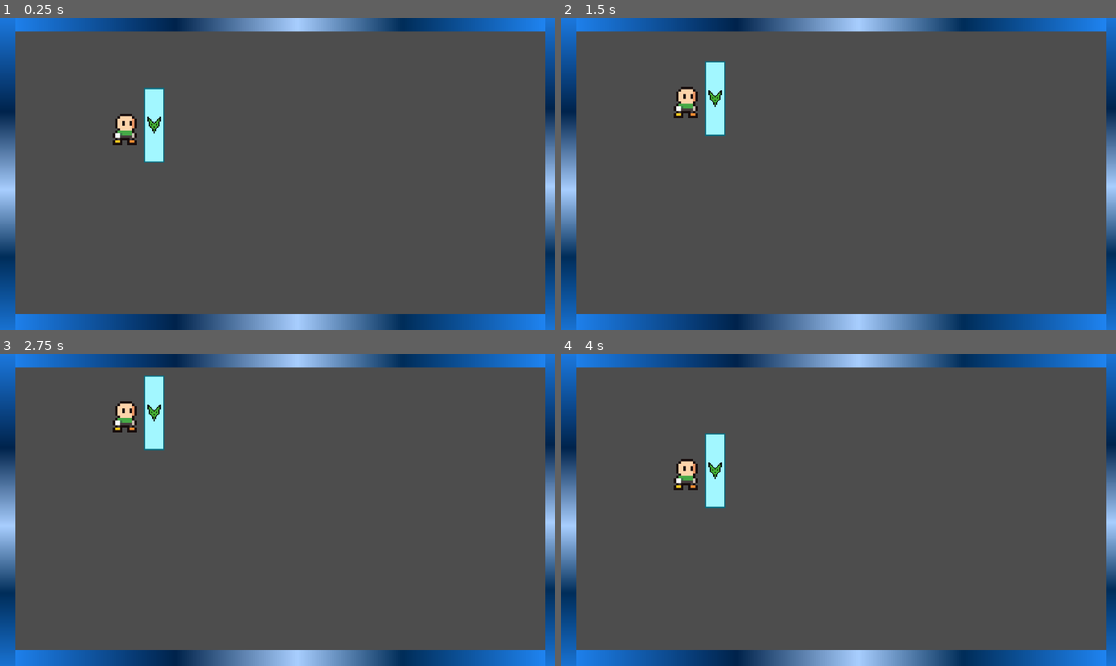
Above: before the commit, frames 1-4 (two rows, left to right).
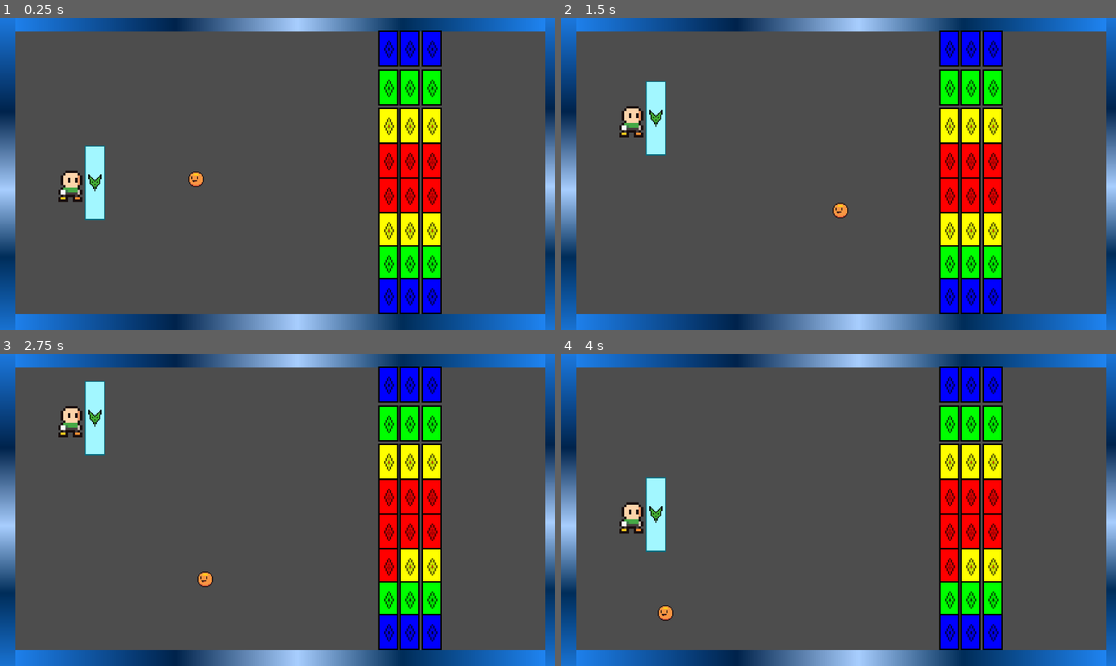
Above: after the commit, the same moments.

Repository: PoweredDevState/MindOverClutter
Game: Godot game, scene res://Scenes/main_scene.tscn
Two runs of this game, one before a commit and one after it. Both use one fixed random seed, a clock stepped at 60 frames per second and the inputs below.
Inputs:
- Up to frame 1 (0.25 s): no input
- Up to frame 2 (1.5 s): hold W (move_up) 0.53-1.28 s; hold S (move_down) from 1.28 s (still down)
- Up to frame 3 (2.75 s): release S (move_down) at 2.03 s; hold W (move_up) from 2.03 s (still down)
- Up to frame 4 (4 s): release W (move_up) at 3.53 s; hold S (move_down) from 3.53 s (still down)

The runs differ from the first frame. In frame 1, 12% of the frame differs, in the area x 10-80%, y 4-95%; in frame 2, 12%; in frame 3, 12%; in frame 4, 12%.

Commit message:
added blocks and ball movement

Diff:
--- /dev/null
+++ b/Scenes/ball.tscn
@@ -0,0 +1,19 @@
+[gd_scene load_steps=4 format=3 uid="uid://bxf3ckdox1opi"]
+
+[ext_resource type="Texture2D" uid="uid://brync645b4dvb" path="res://Assets/Ball.png" id="1_4nlyq"]
+[ext_resource type="Script" path="res://Scripts/ball.gd" id="1_d5van"]
+
+[sub_resource type="CircleShape2D" id="CircleShape2D_4c3d0"]
+radius = 18.0
+
+[node name="Ball" type="CharacterBody2D"]
+collision_mask = 3
+script = ExtResource("1_d5van")
+
+[node name="Sprite2D" type="Sprite2D" parent="."]
+position = Vector2(-2, 0)
+scale = Vector2(2, 2)
+texture = ExtResource("1_4nlyq")
+
+[node name="CollisionShape2D" type="CollisionShape2D" parent="."]
+shape = SubResource("CircleShape2D_4c3d0")
--- /dev/null
+++ b/Scenes/block.tscn
@@ -0,0 +1,27 @@
+[gd_scene load_steps=4 format=3 uid="uid://dyl4too4a36xg"]
+
+[ext_resource type="Texture2D" uid="uid://dtl200cl4yp8u" path="res://Assets/Block.png" id="1_l4wwa"]
+[ext_resource type="Script" path="res://Scripts/block.gd" id="1_r7y81"]
+
+[sub_resource type="RectangleShape2D" id="RectangleShape2D_e5rfp"]
+size = Vector2(40, 73)
+
+[node name="Block" type="StaticBody2D"]
+collision_layer = 2
+script = ExtResource("1_r7y81")
+
+[node name="ColorRectForSizing" type="ColorRect" parent="."]
+offset_left = -21.0
+offset_top = -38.0
+offset_right = 19.0
+offset_bottom = 37.0
+color = Color(0.262745, 0.572549, 0.709804, 1)
+
+[node name="Sprite2D" type="Sprite2D" parent="."]
+position = Vector2(8, -17)
+scale = Vector2(3, 3)
+texture = ExtResource("1_l4wwa")
+
+[node name="CollisionShape2D" type="CollisionShape2D" parent="."]
+position = Vector2(-1, -0.5)
+shape = SubResource("RectangleShape2D_e5rfp")
--- a/Scenes/main_scene.tscn
+++ b/Scenes/main_scene.tscn
@@ -1,12 +1,14 @@
-[gd_scene load_steps=3 format=3 uid="uid://dov7ysq5n1piu"]
+[gd_scene load_steps=5 format=3 uid="uid://dov7ysq5n1piu"]
 
+[ext_resource type="PackedScene" uid="uid://dyl4too4a36xg" path="res://Scenes/block.tscn" id="1_as5qm"]
 [ext_resource type="PackedScene" uid="uid://cntjt1pdekdqo" path="res://Scenes/player.tscn" id="1_sq167"]
 [ext_resource type="PackedScene" uid="uid://0yu2fk7k4osc" path="res://Scenes/static_border_2d.tscn" id="2_rme3n"]
+[ext_resource type="PackedScene" uid="uid://bxf3ckdox1opi" path="res://Scenes/ball.tscn" id="3_21n5t"]
 
 [node name="Main2D" type="Node2D"]
 
 [node name="Player" parent="." instance=ExtResource("1_sq167")]
-position = Vector2(259, 234)
+position = Vector2(146, 352)
 
 [node name="StaticBorder2D" parent="." instance=ExtResource("2_rme3n")]
 
@@ -22,3 +24,114 @@
 position = Vector2(1160, -45)
 rotation = 1.5708
 scale = Vector2(0.640001, 1)
+
+[node name="Ball" parent="." instance=ExtResource("3_21n5t")]
+position = Vector2(506, 321)
+
+[node name="AllBlocks" type="Node2D" parent="."]
+position = Vector2(856, 335)
+
+[node name="BlockRow" type="Node2D" parent="AllBlocks"]
+position = Vector2(-49, -4)
+
+[node name="Block" parent="AllBlocks/BlockRow" instance=ExtResource("1_as5qm")]
+position = Vector2(0, -267)
+block_strength = 4
+
+[node name="Block2" parent="AllBlocks/BlockRow" instance=ExtResource("1_as5qm")]
+position = Vector2(0, -186)
+block_strength = 3
+
+[node name="Block3" parent="AllBlocks/BlockRow" instance=ExtResource("1_as5qm")]
+position = Vector2(0, -107)
+block_strength = 2
+
+[node name="Block4" parent="AllBlocks/BlockRow" instance=ExtResource("1_as5qm")]
+position = Vector2(0, -34)
+block_strength = 1
+
+[node name="Block5" parent="AllBlocks/BlockRow" instance=ExtResource("1_as5qm")]
+position = Vector2(0, 38)
+block_strength = 1
+
+[node name="Block6" parent="AllBlocks/BlockRow" instance=ExtResource("1_as5qm")]
+position = Vector2(0, 110)
+block_strength = 2
+
+[node name="Block9" parent="AllBlocks/BlockRow" instance=ExtResource("1_as5qm")]
+position = Vector2(0, 179)
+block_strength = 3
+
+[node name="Block8" parent="AllBlocks/BlockRow" instance=ExtResource("1_as5qm")]
+position = Vector2(0, 247)
+block_strength = 4
+
+[node name="BlockRow2" type="Node2D" parent="AllBlocks"]
+position = Vector2(-5, -4)
+
+[node name="Block" parent="AllBlocks/BlockRow2" instance=ExtResource("1_as5qm")]
+position = Vector2(0, -267)
+block_strength = 4
+
+[node name="Block2" parent="AllBlocks/BlockRow2" instance=ExtResource("1_as5qm")]
+position = Vector2(0, -186)
+block_strength = 3
+
+[node name="Block3" parent="AllBlocks/BlockRow2" instance=ExtResource("1_as5qm")]
+position = Vector2(0, -107)
+block_strength = 2
+
+[node name="Block4" parent="AllBlocks/BlockRow2" instance=ExtResource("1_as5qm")]
+position = Vector2(0, -34)
+block_strength = 1
+
+[node name="Block5" parent="AllBlocks/BlockRow2" instance=ExtResource("1_as5qm")]
+position = Vector2(0, 38)
+block_strength = 1
+
+[node name="Block6" parent="AllBlocks/BlockRow2" instance=ExtResource("1_as5qm")]
+position = Vector2(0, 110)
+block_strength = 2
+
+[node name="Block9" parent="AllBlocks/BlockRow2" instance=ExtResource("1_as5qm")]
+position = Vector2(0, 179)
+block_strength = 3
+
+[node name="Block8" parent="AllBlocks/BlockRow2" instance=ExtResource("1_as5qm")]
+position = Vector2(0, 247)
+block_strength = 4
+
+[node name="BlockRow3" type="Node2D" parent="AllBlocks"]
+position = Vector2(41, -4)
+
+[node name="Block" parent="AllBlocks/BlockRow3" instance=ExtResource("1_as5qm")]
+position = Vector2(0, -267)
+block_strength = 4
+
+[node name="Block2" parent="AllBlocks/BlockRow3" instance=ExtResource("1_as5qm")]
+position = Vector2(0, -186)
+block_strength = 3
+
+[node name="Block3" parent="AllBlocks/BlockRow3" instance=ExtResource("1_as5qm")]
+position = Vector2(0, -107)
+block_strength = 2
+
+[node name="Block4" parent="AllBlocks/BlockRow3" instance=ExtResource("1_as5qm")]
+position = Vector2(0, -34)
+block_strength = 1
+
+[node name="Block5" parent="AllBlocks/BlockRow3" instance=ExtResource("1_as5qm")]
+position = Vector2(0, 38)
+block_strength = 1
+
+[node name="Block6" parent="AllBlocks/BlockRow3" instance=ExtResource("1_as5qm")]
+position = Vector2(0, 110)
+block_strength = 2
+
+[node name="Block9" parent="AllBlocks/BlockRow3" instance=ExtResource("1_as5qm")]
+position = Vector2(0, 179)
+block_strength = 3
+
+[node name="Block8" parent="AllBlocks/BlockRow3" instance=ExtResource("1_as5qm")]
+position = Vector2(0, 247)
+block_strength = 4
--- a/Scenes/player.tscn
+++ b/Scenes/player.tscn
@@ -1,22 +1,23 @@
-[gd_scene load_steps=5 format=3 uid="uid://cntjt1pdekdqo"]
+[gd_scene load_steps=4 format=3 uid="uid://cntjt1pdekdqo"]
 
 [ext_resource type="Script" path="res://Scripts/player.gd" id="1_ywibl"]
 [ext_resource type="Texture2D" uid="uid://dpxvdnhskhxu1" path="res://Assets/Character.png" id="2_g0pvq"]
-[ext_resource type="PackedScene" uid="uid://43tjxgbhnh44" path="res://Scenes/paddle.tscn" id="3_4sobg"]
-
-[sub_resource type="RectangleShape2D" id="RectangleShape2D_y77il"]
-size = Vector2(53, 155)
+[ext_resource type="Texture2D" uid="uid://bcwifjv0qgdsc" path="res://Assets/Paddle.png" id="3_63wn7"]
 
 [node name="Player" type="CharacterBody2D"]
+motion_mode = 1
 script = ExtResource("1_ywibl")
+speed = 500.0
 
-[node name="Sprite2D" type="Sprite2D" parent="."]
+[node name="PlayerSprite" type="Sprite2D" parent="."]
 scale = Vector2(5, 5)
 texture = ExtResource("2_g0pvq")
 
-[node name="CollisionShape2D" type="CollisionShape2D" parent="."]
-position = Vector2(0.5, -12.5)
-shape = SubResource("RectangleShape2D_y77il")
+[node name="PaddleSprite" type="Sprite2D" parent="."]
+position = Vector2(47, -10)
+scale = Vector2(2.5, 2.5)
+texture = ExtResource("3_63wn7")
 
-[node name="Paddle" parent="." instance=ExtResource("3_4sobg")]
-position = Vector2(57, -11)
+[node name="CollisionPolygon2D" type="CollisionPolygon2D" parent="."]
+position = Vector2(4, -3)
+polygon = PackedVector2Array(28, 69, 22, 45, -30, 34, -29, -37, 22, -44, 25, -87, 72, -87, 72, 70)
--- /dev/null
+++ b/Scripts/ball.gd
@@ -0,0 +1,61 @@
+extends CharacterBody2D
+
+@export var speed := 400.0
+@export var acceleration := 20.0
+
+var direction : Vector2
+
+const MAX_Y_VECTOR := 0.6
+
+func _ready() -> void:
+	direction = random_starting_direction()
+
+func _physics_process(delta: float) -> void:
+	velocity = direction * speed
+	var collision = move_and_collide(velocity * delta)
+
+	if collision:
+		#flips the sprite depending on where it is facing
+		'''
+		if direction.x > 0:
+			$Sprite2D.flip_h = false
+		else:
+			$Sprite2D.flip_h = true
+		'''
+
+		#get the information of the collider
+		var collider = collision.get_collider()
+
+		#if the ball collides with the player, increase the speed with each collision
+		if collider == $"../Player" or collider.collision_layer == 2:
+			speed += acceleration
+			#direction = new_direction(collider)
+
+		if collider.collision_layer == 2:
+			collider.reduce_strength()
+			#direction = new_direction(collider)
+		#else:
+
+		direction = direction.bounce(collision.get_normal())
+
+
+#randomly sets the angle of the ball will shoot at when the game starts
+func random_starting_direction():
+	var new_dir := Vector2(-1, randf_range(-0.9, 0.9))
+	return new_dir.normalized()
+
+func new_direction(collider):
+	var ball_y = position.y
+	var paddle_y = collider.position.y
+	var distance = ball_y - paddle_y
+	var new_dir := Vector2()
+
+	#flip horizontal direction
+	if direction.x > 0:
+		new_dir.x = -1
+	else:
+		new_dir.x = 1
+
+	new_dir.y = (distance / (collider.block_height / 2)) * MAX_Y_VECTOR
+
+	return new_dir.normalized()
--- /dev/null
+++ b/Scripts/block.gd
@@ -0,0 +1,30 @@
+extends StaticBody2D
+
+@export var block_strength : int
+var block_color : Color
+#var block_height : int
+
+# Called when the node enters the scene tree for the first time.
+func _ready() -> void:
+	#block_height = $ColorRectForSizing.size.y
+	change_block_color()
+
+func reduce_strength():
+	block_strength -= 1
+
+	if block_strength == 0:
+		queue_free()
+	else:
+		change_block_color()
+
+func change_block_color():
+	if block_strength == 1:
+		block_color = Color.RED
+	elif block_strength == 2:
+		block_color = Color.YELLOW
+	elif block_strength == 3:
+		block_color = Color.GREEN
+	else:
+		block_color = Color.BLUE
+
+	$Sprite2D.self_modulate = block_color
--- a/Scripts/player.gd
+++ b/Scripts/player.gd
@@ -18,4 +18,5 @@
 		print(velocity)
 	'''
 
-	move_and_slide()
+	#move_and_slide()
+	move_and_collide(velocity * delta)
--- a/project.godot
+++ b/project.godot
@@ -28,6 +28,10 @@
 ]
 }
 
+[layer_names]
+
+2d_physics/layer_2="block_layer"
+
 [rendering]
 
 textures/canvas_textures/default_texture_filter=0
Binary file added: Assets/Block.png
Not shown, added: Assets/Block.png.import
